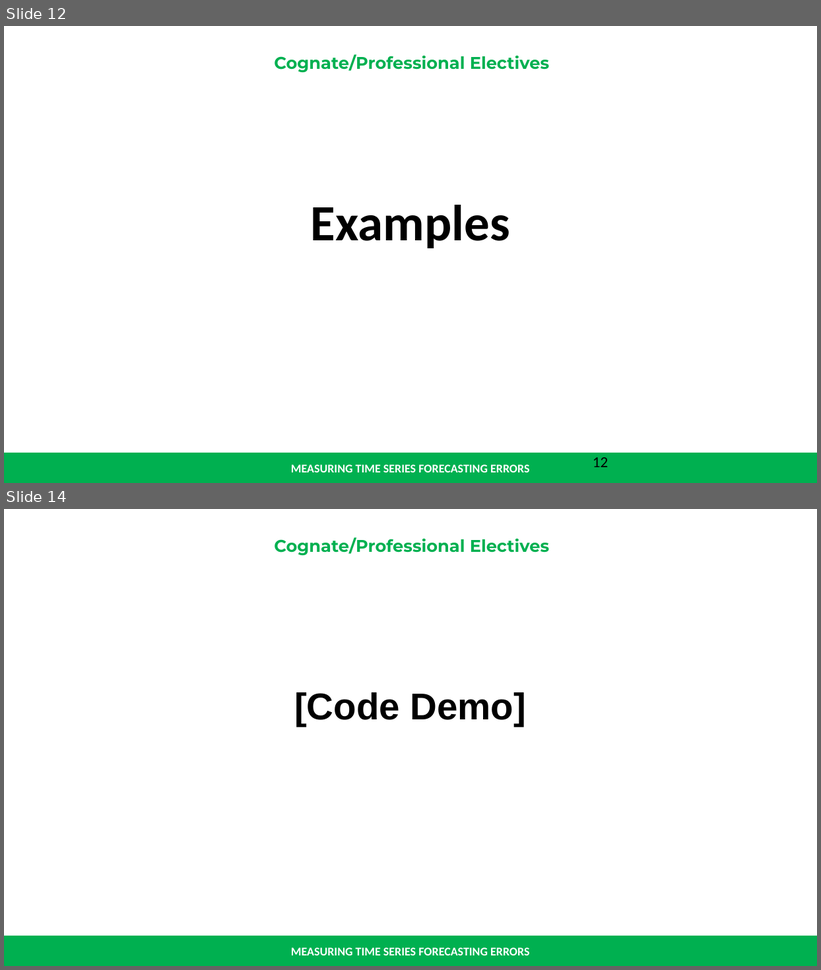
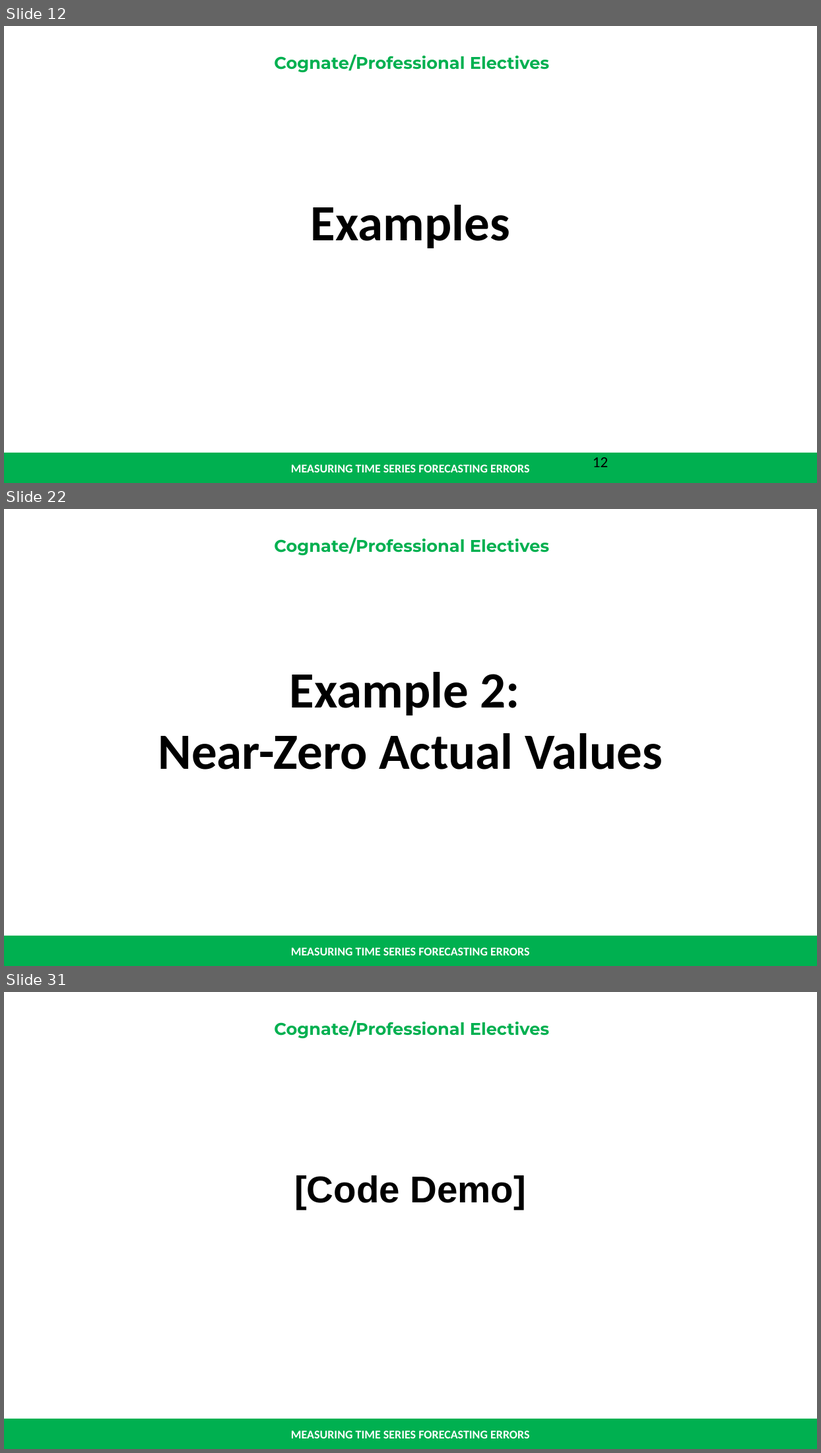
Before and after one commit to renatomaaliw3/public_files, a slide deck: CPE Electives (1 - 3)/01. Lectures Notebook/000. Presentations & Text Books/01. Presentation Slides/06.8 Measuring Forecasting Errors.pptx. Shown one above the other, each under a label of ours: slides 12 and 14 before the commit, slides 12, 22 and 31 after it; the slides between them are not shown. The pictures are 821x970 and 821x1453 pixels, drawn with LibreOffice and Linux fonts; fonts in the diff are those of the drawing. Boxes give left, top, right and bottom in pixels: in the first picture for what was removed or moved away, otherwise in the second. Text is boxed around its words. In the diff, an @@ line names an element or a change of style, - is before the commit and + after.

```diff
--- a/CPE Electives (1 - 3)/01. Lectures Notebook/000. Presentations & Text Books/01. Presentation Slides/06.8 Measuring Forecasting Errors.pptx
+++ b/CPE Electives (1 - 3)/01. Lectures Notebook/000. Presentations & Text Books/01. Presentation Slides/06.8 Measuring Forecasting Errors.pptx
@@ slide 22 added at (x1=4, y1=509, x2=817, y2=966), background #FFFFFF; not listed: 3 template elements that a slide beside it also shows @@
@@ text added at (x1=158, y1=672, x2=663, y2=770), 60 pt, text #000000, bold @@
+Example 2:
+Near-Zero Actual Values
@@ what was slide 14 is now slide 31 @@
```
Also in this commit, not shown: 1 slide changed, 16 other slides added, 1 other file.
